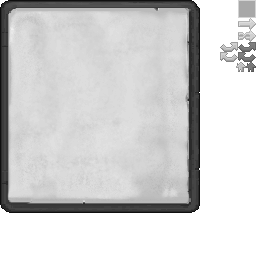
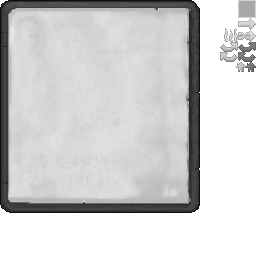
Layer changes from the first 256 × 256 image to the second:
added layer "fire" (75%) above "shapeless" over [224, 28, 238, 42]
